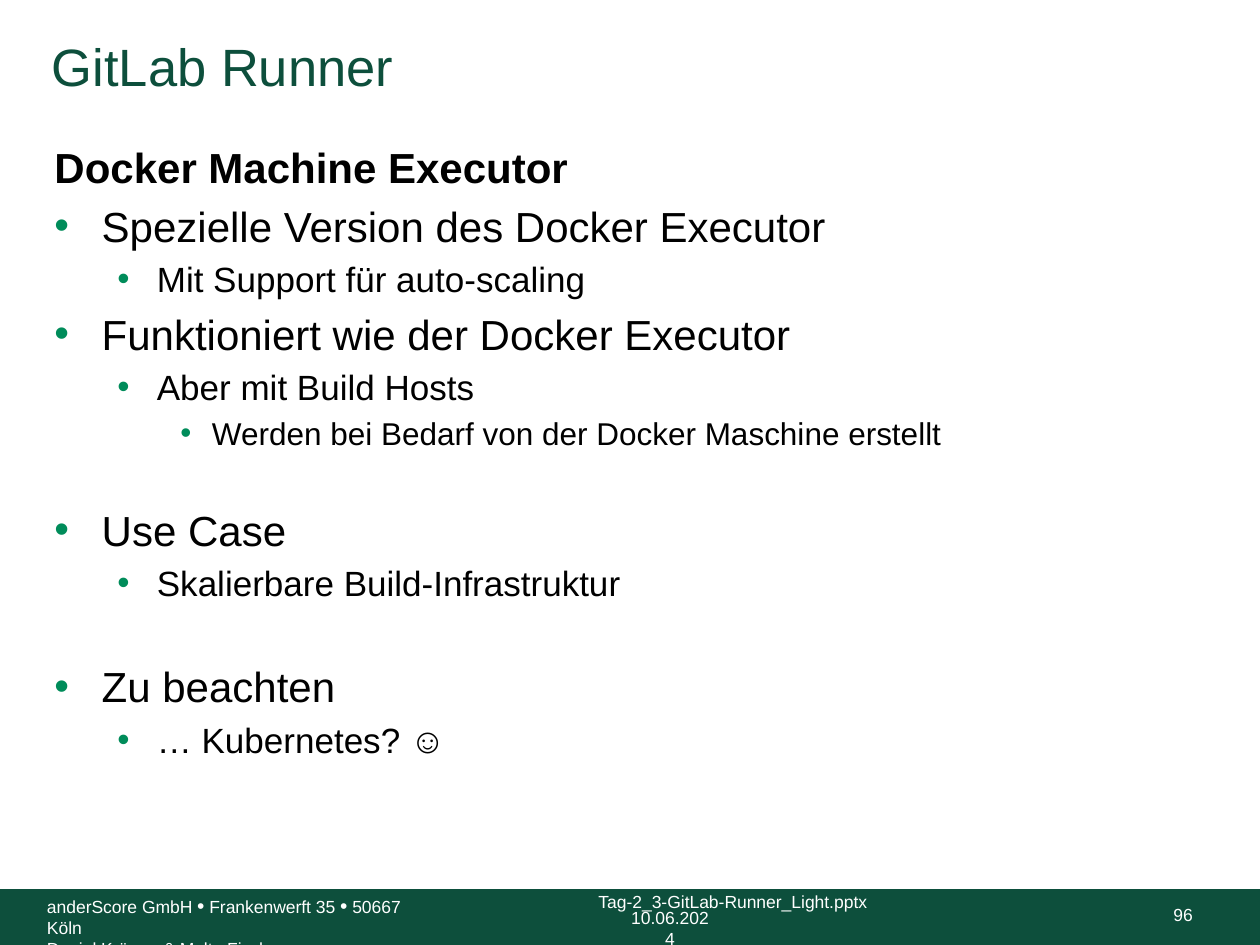
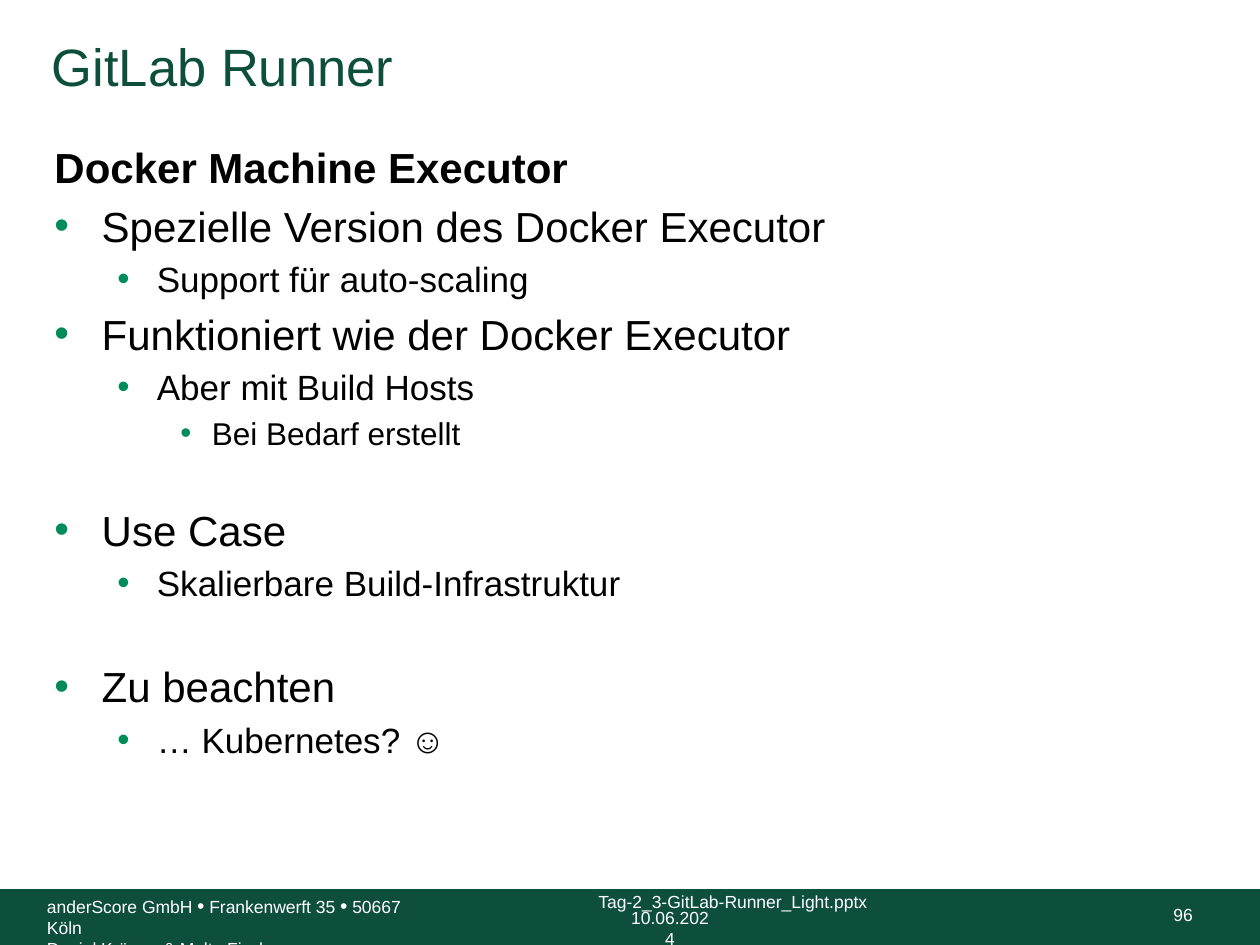
Before and after one commit to anderscore-gmbh/gitlab, a slide deck: slide 96 of slides/Tag-2_3-GitLab-Runner_Light.pptx. Drawn at 1260x945 pixels with LibreOffice and Linux fonts; fonts in the diff are those of the drawing; background and template pictures are left out. Boxes give left, top, right and bottom in pixels: in the first picture for what was removed or moved away, otherwise in the second. Text is boxed around its words. In the diff, an @@ line names an element or a change of style, - is before the commit and + after.

```diff
--- a/slides/Tag-2_3-GitLab-Runner_Light.pptx
+++ b/slides/Tag-2_3-GitLab-Runner_Light.pptx
@@ text at [157,266,529,299]: text changed @@
-  • Mit Support für auto-scaling
+  • Support für auto-scaling
@@ text at [212,422,461,446]: text changed @@
-    • Werden bei Bedarf von der Docker Maschine erstellt
+    • Bei Bedarf erstellt
```
Also in this commit, not shown: 67 other slides changed.
